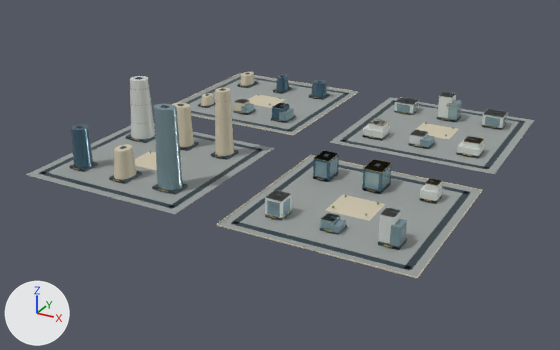
What one commit did to the glTF model web/public/assets/3d/ampliworld/GC-CITY-2030/GC-TILE-10-17.glb.
Rendered twice from a 50 mm lens placed at (667.0, -3305.0, 576.0), pointed at (-14.0, -2068.0, -43.0). Arrows for +X, +Y and +Z are at lower left; the lights stay in place. The first picture is the older version. Where no turn or scale is listed for an object, it has been applied to the vertices. Vertices at exactly the same position are counted once.

Names of what the first picture shows: 'GC-TILE-10-17-blue', 'GC-TILE-10-17-dark', 'GC-TILE-10-17-glass', 'GC-TILE-10-17-gold', 'GC-TILE-10-17-ivory', 'GC-TILE-10-17-paving', 'GC-TILE-10-17-white'.
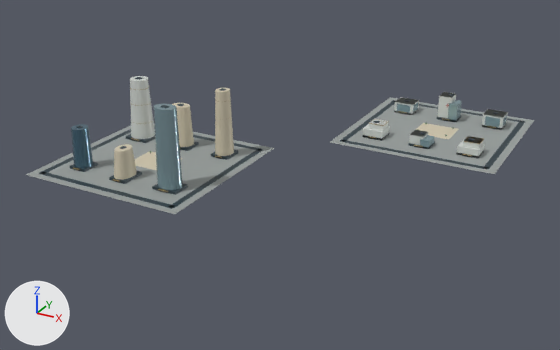
Changed parts and their boxes (x1, y1, x2, y2) in the pictures (560 x 350 px):
'GC-TILE-10-17-paving', reshaped (42% shorter): before (26, 74, 534, 277); after (26, 97, 534, 214)
'GC-TILE-10-17-dark', reshaped (33% shorter): before (39, 73, 525, 270); after (39, 77, 525, 209)
'GC-TILE-10-17-ivory', reshaped (6% narrower, 55% shorter): before (114, 72, 483, 278); after (114, 88, 459, 180)
'GC-TILE-10-17-glass', reshaped (40% shorter): before (154, 100, 507, 250); after (154, 100, 507, 190)
'GC-TILE-10-17-white', reshaped (51% shorter): before (130, 76, 508, 244); after (130, 76, 508, 158)
'GC-TILE-10-17-blue', reshaped (93% narrower, 63% shorter): before (71, 74, 392, 194); after (71, 124, 93, 168)
'GC-TILE-10-17-gold', reshaped (37% shorter): before (73, 85, 496, 251); after (73, 88, 496, 192)
part 1 of me_mesh_0, deleted: before (179, 74, 357, 135)
part 2 of me_mesh_0, deleted: before (218, 156, 481, 277)
part 3 of me_mesh_1, deleted: before (186, 73, 471, 270)
part 4 of me_mesh_2, deleted: before (177, 72, 483, 278)
part 5 of me_mesh_8, deleted: before (236, 99, 442, 244)
part 6 of me_mesh_7, deleted: before (241, 103, 407, 250)
part 7 of me_mesh_5, deleted: before (200, 85, 442, 251)
part 8 of me_mesh_6, deleted: before (276, 74, 289, 91)
part 9 of me_mesh_6, deleted: before (311, 80, 327, 97)
part 10 of me_mesh_6, deleted: before (313, 151, 339, 181)
part 11 of me_mesh_6, deleted: before (272, 103, 290, 119)
part 12 of me_mesh_6, deleted: before (362, 160, 392, 194)

Diff of the bpy script that builds the scene:
```diff
--- a/web/public/assets/3d/ampliworld/GC-CITY-2030/GC-TILE-10-17.glb.py
+++ b/web/public/assets/3d/ampliworld/GC-CITY-2030/GC-TILE-10-17.glb.py
@@ me_mesh_0 @@
-me_mesh_0.from_pydata(...)  # 32 vertices, 48 faces; spans x -379.0..379.0, y -2379.0..-1621.0, z 0.0
+me_mesh_0.from_pydata(...)  # 16 vertices, 24 faces; spans x -379.0..379.0, y -2379.0..-1621.0, z 0.0
+# me_mesh_0 part 1: the loose piece of 8 vertices spanning x -379.0..-41.0, y -1959.0..-1621.0, z 0.0 is deleted
+# me_mesh_0 part 2: the loose piece of 8 vertices spanning x 41.0..379.0, y -2379.0..-2041.0, z 0.0 is deleted
 me_mesh_0.materials.append(mat_paving)
@@ me_mesh_1 @@
-me_mesh_1.from_pydata(...)  # 512 vertices, 768 faces; spans x -364.0..364.0, y -2364.0..-1636.0, z 0.0..154.0
+me_mesh_1.from_pydata(...)  # 256 vertices, 384 faces; spans x -364.0..364.0, y -2364.0..-1636.0, z 0.0..154.0
+# me_mesh_1 part 3: 32 loose pieces with 256 vertices, spanning x -364.0..364.0, y -2364.0..-1636.0, z 0.0..52.0, are deleted
 me_mesh_1.materials.append(mat_dark)
@@ me_mesh_2 @@
-me_mesh_2.from_pydata(...)  # 230 vertices, 380 faces; spans x -380.0..380.0, y -2380.0..-1620.0, z 0.0..133.0
+me_mesh_2.from_pydata(...)  # 82 vertices, 144 faces; spans x -250.0..250.0, y -2322.0..-1754.0, z 0.0..133.0
+# me_mesh_2 part 4: 15 loose pieces with 148 vertices, spanning x -380.0..380.0, y -2380.0..-1620.0, z 0.0..29.0, are deleted
 me_mesh_2.materials.append(mat_ivory)
@@ me_mesh_5 @@
-me_mesh_5.from_pydata(...)  # 924 vertices, 1596 faces; spans x -333.0..330.0, y -2380.0..-1676.0, z 0.0..131.0
+me_mesh_5.from_pydata(...)  # 508 vertices, 888 faces; spans x -333.0..330.0, y -2326.0..-1718.0, z 4.0..131.0
+# me_mesh_5 part 7: 31 loose pieces with 416 vertices, spanning x -324.0..324.0, y -2380.0..-1676.0, z 0.0..42.0, are deleted
 me_mesh_5.materials.append(mat_gold)
@@ me_mesh_6 @@
-me_mesh_6.from_pydata(...)  # 90 vertices, 156 faces; spans x -327.0..227.0, y -2316.0..-1675.0, z 0.0..80.0
+me_mesh_6.from_pydata(...)  # 22 vertices, 40 faces; spans x -327.0..-293.0, y -2316.0..-2280.0, z 5.0..80.0
+# me_mesh_6 part 8: the loose piece of 22 vertices spanning x -223.0..-197.0, y -1721.0..-1675.0, z 5.0..37.0 is deleted
+# me_mesh_6 part 9: the loose piece of 22 vertices spanning x -128.0..-92.0, y -1716.0..-1680.0, z 5.0..38.0 is deleted
+# me_mesh_6 part 10: the loose piece of 8 vertices spanning x 95.0..125.0, y -2139.0..-2097.0, z 0.0..41.0 is deleted
+# me_mesh_6 part 11: the loose piece of 8 vertices spanning x -129.0..-104.0, y -1896.0..-1860.0, z 0.0..29.0 is deleted
+# me_mesh_6 part 12: the loose piece of 8 vertices spanning x 193.0..227.0, y -2142.0..-2094.0, z 0.0..42.0 is deleted
 me_mesh_6.materials.append(mat_blue)
@@ me_mesh_7 @@
-me_mesh_7.from_pydata(...)  # 238 vertices, 364 faces; spans x -208.0..332.0, y -2316.0..-1678.0, z 0.0..152.0
+me_mesh_7.from_pydata(...)  # 102 vertices, 160 faces; spans x -134.0..332.0, y -2316.0..-1678.0, z 0.0..152.0
+# me_mesh_7 part 6: 17 loose pieces with 136 vertices, spanning x -208.0..327.0, y -2315.0..-1865.0, z 0.0..39.0, are deleted
 me_mesh_7.materials.append(mat_glass)
@@ me_mesh_8 @@
-me_mesh_8.from_pydata(...)  # 190 vertices, 292 faces; spans x -334.0..332.0, y -2315.0..-1678.0, z 0.0..126.0
+me_mesh_8.from_pydata(...)  # 118 vertices, 184 faces; spans x -334.0..332.0, y -2143.0..-1678.0, z 0.0..126.0
+# me_mesh_8 part 5: 9 loose pieces with 72 vertices, spanning x -229.0..325.0, y -2315.0..-1860.0, z 0.0..51.0, are deleted
 me_mesh_8.materials.append(mat_white)
```
